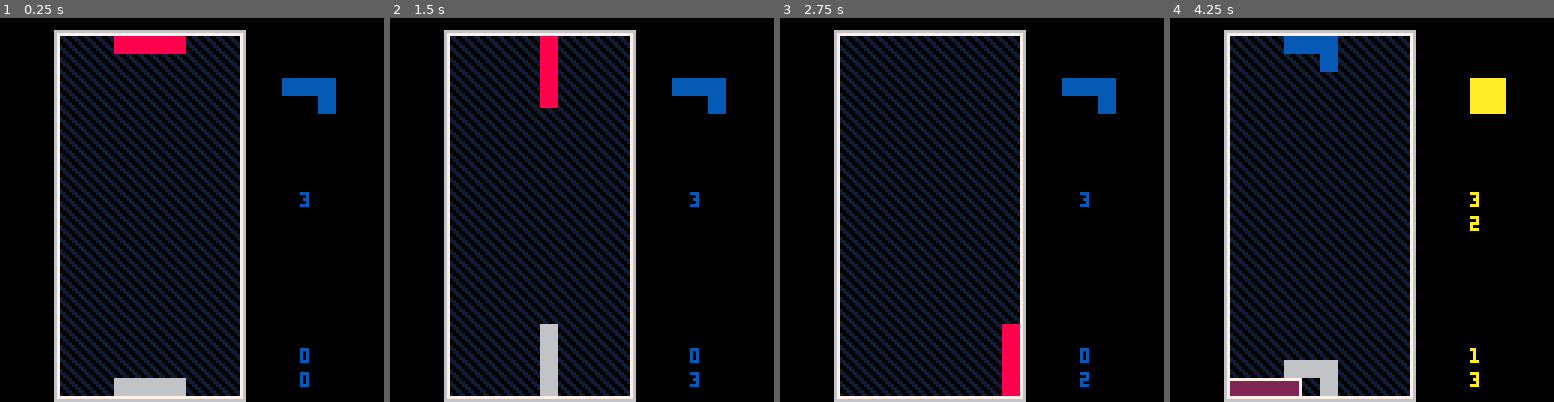
Above: before the commit, frames 1-4 (left to right).
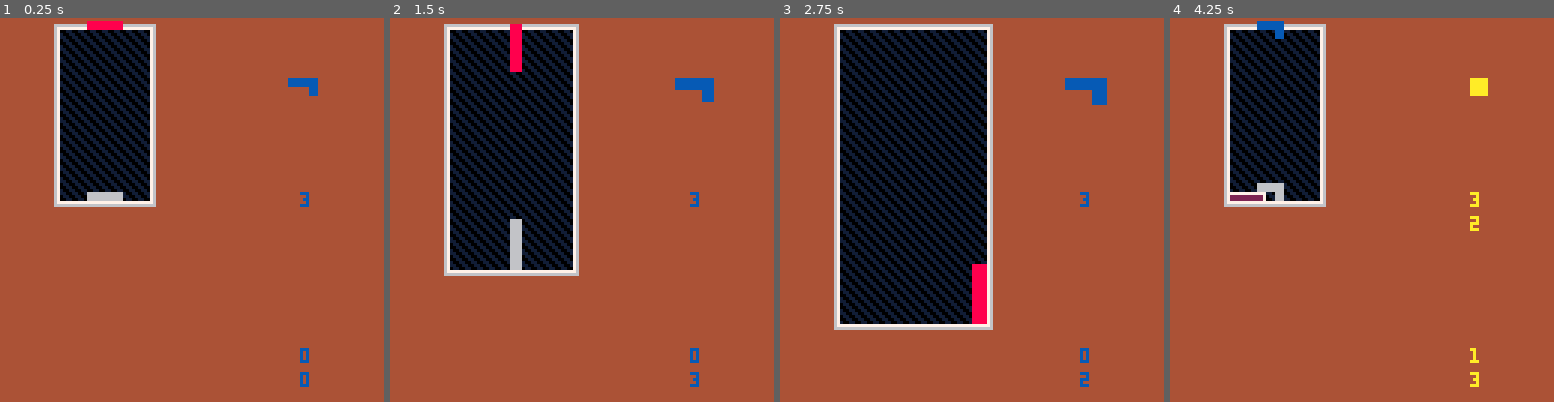
Above: after the commit, the same moments.

Repository: SHKBRD/testris
Game: PICO-8 cartridge tetris.p8
Two runs of this game, one before a commit and one after it. Both use one fixed random seed, a clock stepped at 60 frames per second and the inputs below.
Inputs:
- Up to frame 1 (0.25 s): no input
- Up to frame 2 (1.5 s): tap X (X key) at 0.33, 1.07 s; tap O (Z key) at 0.7 s
- Up to frame 3 (2.75 s): hold Right 1.6-2.1 s; tap O (Z key) at 1.7, 2.1, 2.5 s; tap X (X key) at 1.85 s; hold Up 2.15-2.42 s; hold Right from 2.47 s (still down)
- Up to frame 4 (4.25 s): tap O (Z key) every 0.4 s from 2.9 to 4.1 s; tap X (X key) at 2.97, 4.08 s; release Right at 3.03 s; hold Left 3.08-3.58 s; hold Down 3.63-3.97 s; hold Right from 4.02 s (still down)

The runs differ from the first frame. In frame 1, 89% of the frame differs, in the area x 0-100%, y 0-100%; in frame 2, 80%; in frame 3, 70%; in frame 4, 90%.

Commit message:
add varable block sizes

Diff:
--- a/tetris/t_draw.lua
+++ b/tetris/t_draw.lua
@@ -1,13 +1,13 @@
 function draw_board_backing()
-    rect(boardx-2, boardy+4, boardx+boardsizex*6+1, boardy+boardsizey*6+1, 6)
-    rect(boardx-1, boardy+5, boardx+boardsizex*6, boardy+boardsizey*6, 7)
+    rect(boardx-2, boardy+4, boardx+boardsizex*blocksize+1, boardy+boardsizey*blocksize+1, 6)
+    rect(boardx-1, boardy+5, boardx+boardsizex*blocksize, boardy+boardsizey*blocksize, 7)
     fillp(0b1100011000111001)
-    rectfill(boardx, boardy+6, boardx+boardsizex*6-1, boardy+boardsizey*6-1, 1)
+    rectfill(boardx, boardy+6, boardx+boardsizex*blocksize-1, boardy+boardsizey*blocksize-1, 1)
     fillp()
 end
 
 function draw_board_block(x, y, block_type)
-    rectfill(x,y,x+5,y+5,block_type)
+    rectfill(x,y,x+blocksize-1,y+blocksize-1,block_type)
 end
 
 function draw_block_outline(row, col)
@@ -58,10 +58,10 @@
 
                 if x1+x2+y1+y2!=0 then
                     line(
-                        boardx+(col+x1)*6+xoff+sxoff,
-                        boardy+(row+y1)*6+yoff+syoff,
-                        boardx+(col+x2)*6+xoff,
-                        boardy+(row+y2)*6+yoff,7)
+                        boardx+(col+x1)*blocksize+xoff+sxoff,
+                        boardy+(row+y1)*blocksize+yoff+syoff,
+                        boardx+(col+x2)*blocksize+xoff,
+                        boardy+(row+y2)*blocksize+yoff,7)
                 end
             end
         end
@@ -91,7 +91,7 @@
             for coli=0,(#board[rowi+1]-1) do
                 block = board[rowi+1][coli+1]
                 if block.issolid then
-                    draw_board_block(boardx+coli*6, boardy+rowi*6, findin(piececolors, block.color)+7)
+                    draw_board_block(boardx+coli*blocksize, boardy+rowi*blocksize, findin(piececolors, block.color)+7)
                     draw_block_outline(rowi, coli)
                     -- else
                 --     print(0, boardx+coli*6, boardy+rowi*6, 1)
@@ -110,8 +110,8 @@
 function draw_tetrimino(x, y, p)
     for rowi=1, #p.piecegrid do
         for coli=1, #p.piecegrid[rowi] do
-            bx=x+(coli-2)*6
-            by=y+(rowi-2)*6
+            bx=x+(coli-2)*blocksize
+            by=y+(rowi-2)*blocksize
             result=p.piecegrid[rowi][coli]
             if result != 0 then
                 if p.locking == true then
@@ -129,7 +129,7 @@
 function draw_currpiece()
     drawcurr = deepcopy(currpiece)
     drawcurr.color=15
-    draw_tetrimino(boardx+drawcurr.x*6, boardy+drawcurr.y*6,drawcurr)
+    draw_tetrimino(boardx+drawcurr.x*blocksize, boardy+drawcurr.y*blocksize,drawcurr)
 end
 
 function draw_nextpiece()
@@ -153,18 +153,18 @@
     ghostp=deepcopy(currpiece)
     ghostp.color=6
     attempt_fast_drop(ghostp)
-    draw_tetrimino(boardx+ghostp.x*6, boardy+ghostp.y*6, ghostp)
+    draw_tetrimino(boardx+ghostp.x*blocksize, boardy+ghostp.y*blocksize, ghostp)
     --stop(color())
 end
 
 function draw_clear_parts()
     for part in all(clearparts) do
-        circfill(boardx+part.x*6,boardy+part.y*6,part.timer,part.color)
+        circfill(boardx+part.x*blocksize,boardy+part.y*blocksize,part.timer,part.color)
     end
 end
 
 function tetris_draw()
-    cls()
+    cls(11)
     draw_board_backing()
     draw_board_blocks()
     if currpiece then
@@ -172,7 +172,7 @@
         draw_currpiece()
     end
     if lockedpiece != nil and lockedpiece_counter<lockedpiece_counter_max then
-        draw_tetrimino(boardx+lockedpiece.x*6, boardy+lockedpiece.y*6,lockedpiece)
+        draw_tetrimino(boardx+lockedpiece.x*blocksize, boardy+lockedpiece.y*blocksize,lockedpiece)
     end
 
     draw_clear_parts()
--- a/tetris/tetris.lua
+++ b/tetris/tetris.lua
@@ -1,4 +1,5 @@
 function tetris_init()
+    frames=0
     --prevents re-presses to let das not be buggy
     poke(0x5f5c,255)
     --prevent pal clearing
@@ -60,10 +61,11 @@
 
     level = 0
 
+    blocksize=2
     boardsizex=10
     boardsizey=21
     boardx=20
-    boardy=0
+    boardy=-2
     board={}
     fillboard()
 
@@ -71,6 +73,8 @@
 end
 
 function tetris_update60()
+    frames+=1
+    blocksize=4+sin(frames/60)
     accept_game_inputs()
     update_counters()
     if arecounter == 0 then
